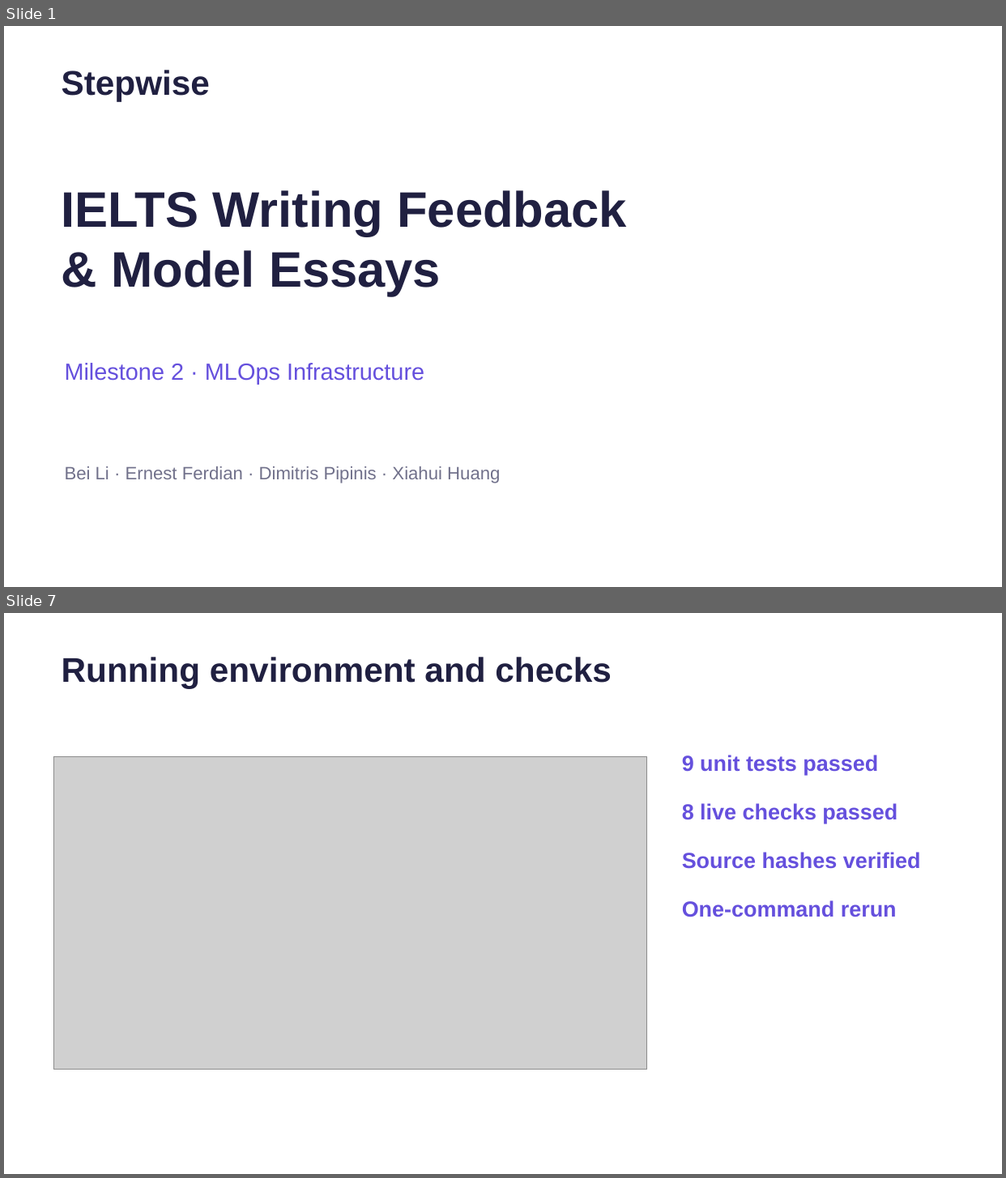
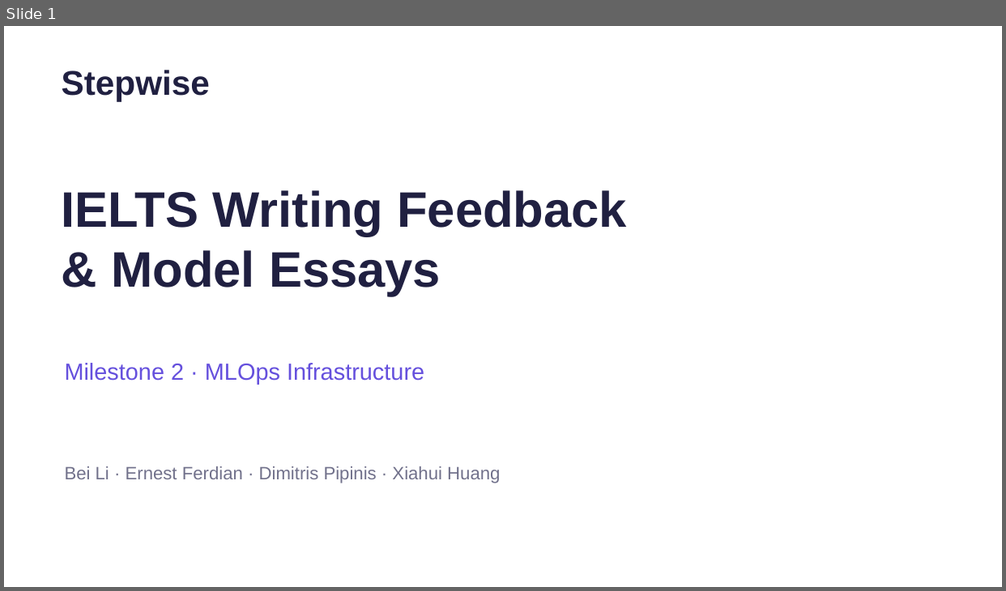
Before and after one commit to dwcqwcqw/stepwise, a slide deck: docs/slides/Stepwise_MS2_Presentation_Final.pptx. Shown one above the other, each under a label of ours: slides 1 and 7 before the commit, slide 1 after it; the slides between them are not shown. The pictures are 1006x1178 and 1006x591 pixels, drawn with LibreOffice and Linux fonts; fonts in the diff are those of the drawing; grey boxes stand for pictures. Boxes give left, top, right and bottom in pixels: in the first picture for what was removed or moved away, otherwise in the second. Text is boxed around its words. In the diff, an @@ line names an element or a change of style, - is before the commit and + after.

Commit message:
Record verified Gemini scoring, complete official RAG, live app evidence and MS2 report

```diff
--- a/docs/slides/Stepwise_MS2_Presentation_Final.pptx
+++ b/docs/slides/Stepwise_MS2_Presentation_Final.pptx
@@ slide 7 removed at (4,613,1002,1174), background #FFFFFF @@
@@ text removed at (62,657,612,688) @@
-Running environment and checks
@@ picture removed at (54,756,647,1069) @@
@@ text removed at (682,755,921,918) @@
-9 unit tests passed
-8 live checks passed
-Source hashes verified
-One-command rerun
```
Also in this commit, not shown: 4 slides changed, 3 slides added, 2 other slides removed, 38 other files.
